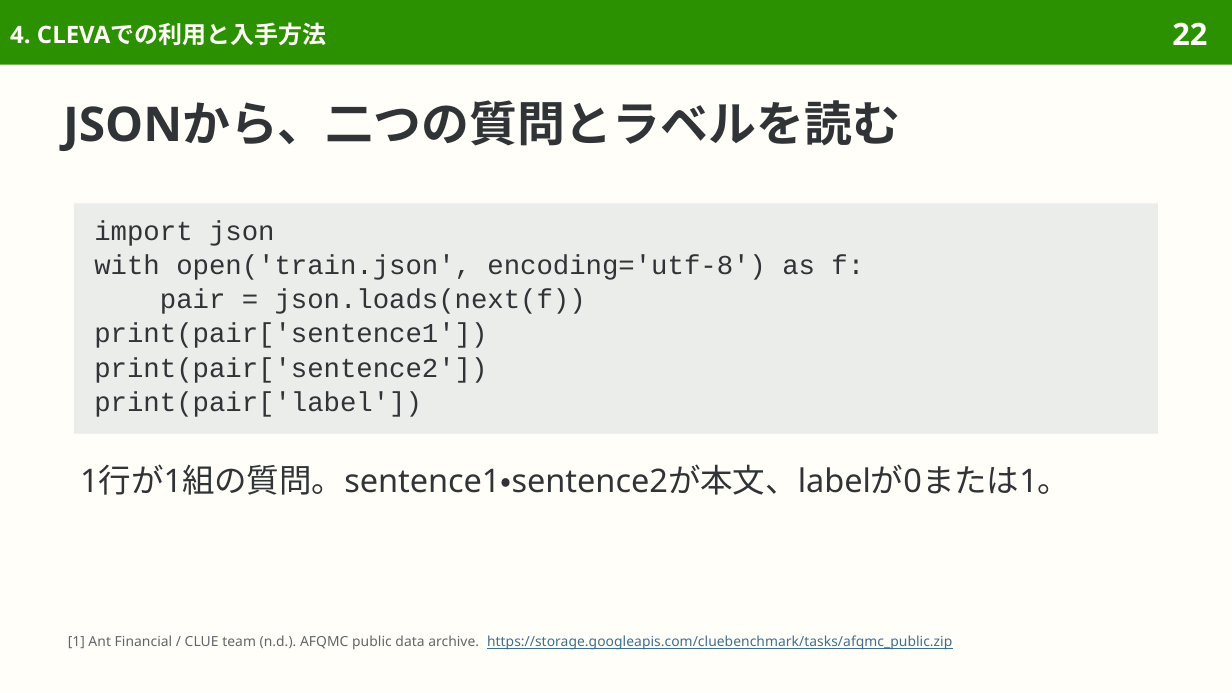
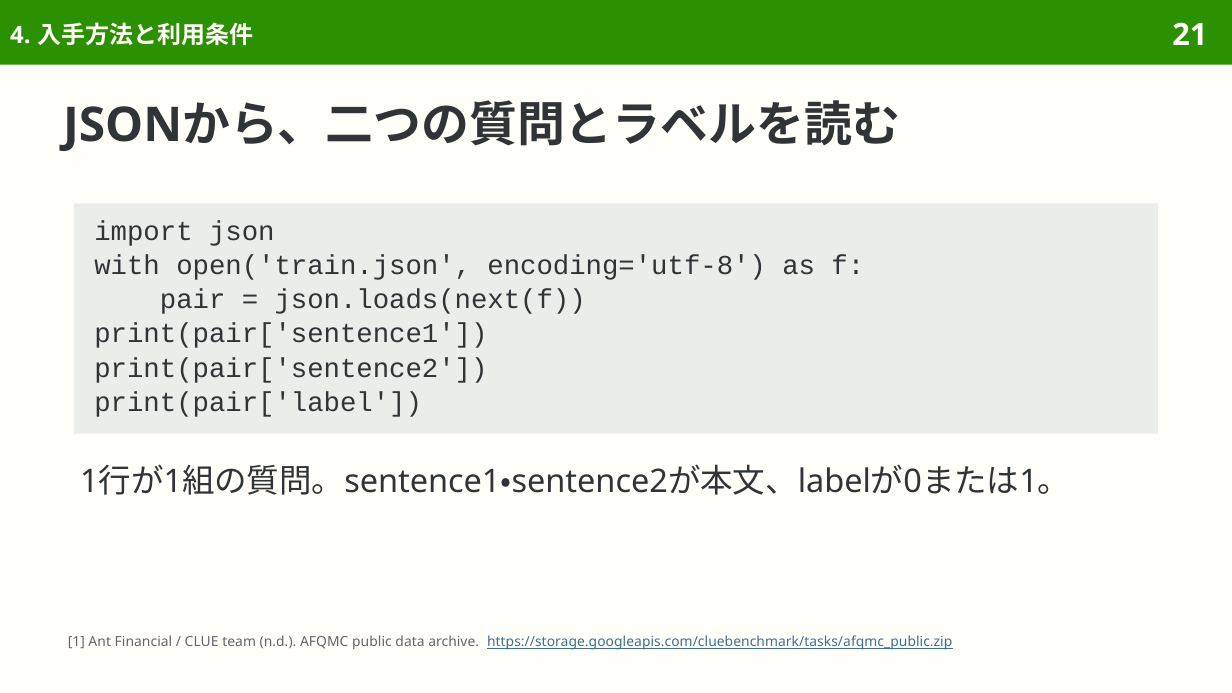
Before and after one commit to sasakiy84/datasets-in-10-minutes, a slide deck: slide 21 of slides/datasets-in-10-minutes-afqmc.pptx (slide 22 before the commit). Drawn at 1232x693 pixels with LibreOffice and Linux fonts; fonts in the diff are those of the drawing. Boxes give left, top, right and bottom in pixels: in the first picture for what was removed or moved away, otherwise in the second. Text is boxed around its words. In the diff, an @@ line names an element or a change of style, - is before the commit and + after.

```diff
--- a/slides/datasets-in-10-minutes-afqmc.pptx
+++ b/slides/datasets-in-10-minutes-afqmc.pptx
@@ title at bbox=[10, 22, 253, 45]: text changed @@
-4. CLEVAでの利用と入手方法
+4. 入手方法と利用条件
@@ page number at bbox=[1172, 22, 1207, 45]: text changed @@
-22
+21
```
Also in this commit, not shown: 6 other slides changed, 2 slides removed, 53 other files.
